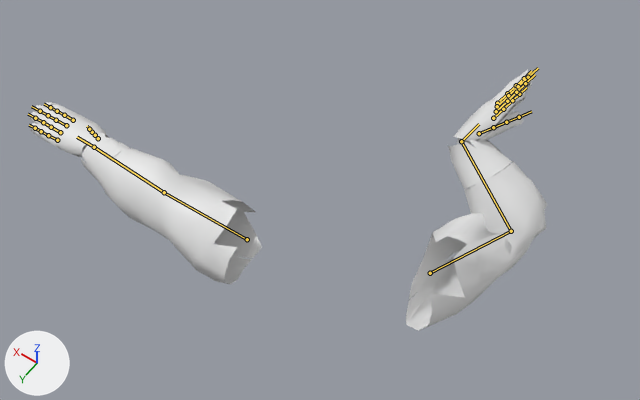
One commit to the Blender file sources_blender/bras_fps_anims.blend: the scene before it, then after it.
Before and after are seen from a 50 mm lens placed at (-0.63, 0.95, 3.152), pointed at (0.156, -0.15, 1.424). Arrows for +X, +Y and +Z are at lower left; the lights stay in place. The older version comes first. Both versions are drawn at frame 67 of the action 'finisher_pommeau'; the numbers are the values there. The bones that change, and the others that lie on the model, are drawn over the model as lines.

Objects in the first picture: 'brassards', 'gants', 'manches'.
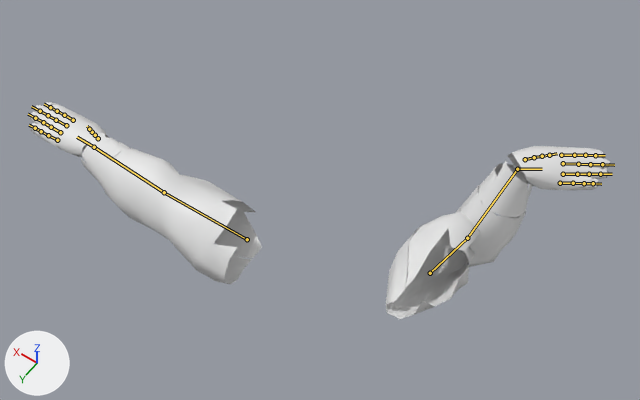
Location of each change, [x1, y1, x2, y2] in pixels of the pictures (640 x 400 px):
'manches', posed (7% shorter)
    before: [103, 148, 547, 331]
    after: [103, 148, 526, 319]
'gants', posed (15% wider)
    before: [29, 69, 534, 157]
    after: [29, 102, 611, 190]
'brassards', posed (49% taller)
    before: [81, 133, 512, 189]
    after: [81, 133, 532, 217]
bone 'upperarm_r', root to tip
    before: (430, 273) to (511, 231)
    after: (430, 273) to (467, 238)
bone 'lowerarm_r', root to tip
    before: (511, 231) to (461, 141)
    after: (467, 238) to (517, 169)

The change, as a diff of the scene's bpy script:
```diff
--- a/sources_blender/bras_fps_anims.blend.py
+++ b/sources_blender/bras_fps_anims.blend.py
@@ bone_upperarm_r @@
 bone_upperarm_r = bpy.data.objects['Armature'].pose.bones['upperarm_r']  # child of 'clavicle_r'
-bone_upperarm_r.rotation_quaternion = (0.875, 0.38, 0.237, 0.182)  # degrees (51, 16, 31)
+bone_upperarm_r.rotation_quaternion = (0.59, 0.186, 0.526, 0.583)  # degrees (66, 24, 105)
@@ bone_lowerarm_r @@
 bone_lowerarm_r = bpy.data.objects['Armature'].pose.bones['lowerarm_r']  # child of 'upperarm_r'
-bone_lowerarm_r.rotation_quaternion = (0.473, 0.482, -0.517, -0.526)  # degrees (90, 1, -95)
+bone_lowerarm_r.rotation_quaternion = (0.456, 0.499, -0.497, -0.544)  # degrees (90, 5, -95)
```
